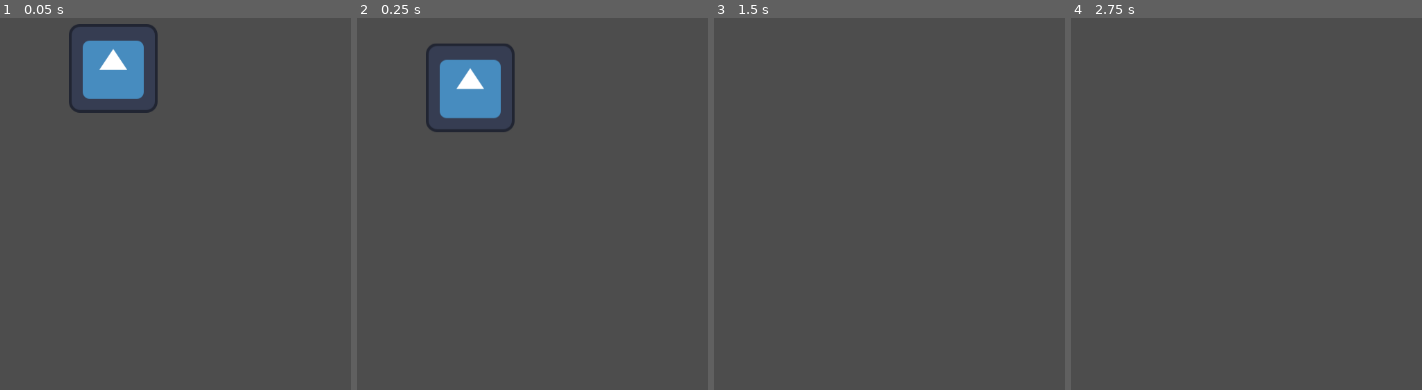
Above: before the commit, frames 1-4 (left to right).
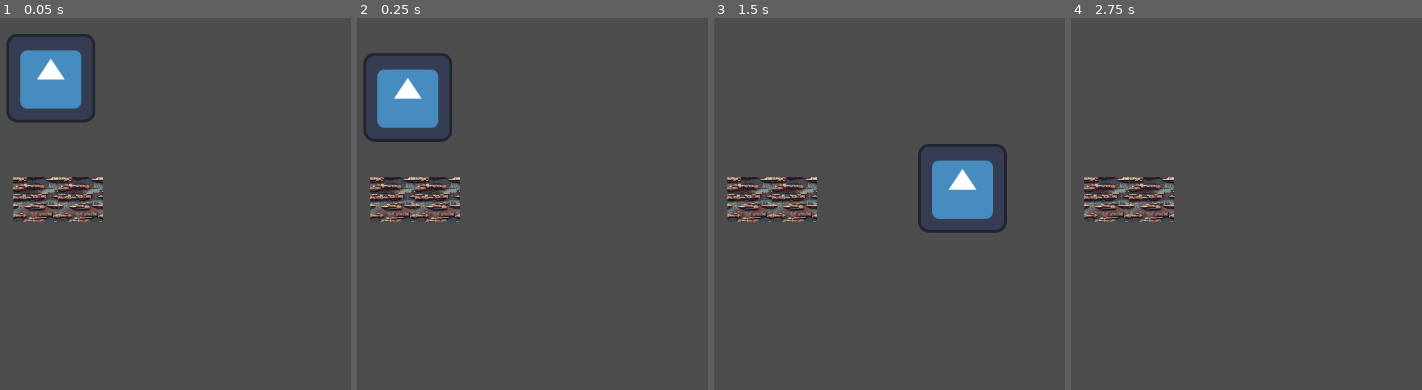
Above: after the commit, the same moments.

Repository: ILightvsDarkI/2d_jump_platformer-no_my-
Game: Godot game, scene res://main.tscn
The game is run twice, just before and just after one commit, with the same random seed, the same clock (stepped at 60 frames per second) and the same inputs. This scene is started directly instead of the project's main scene. The engine's default icon, where the game draws it, is replaced by a stand-in: a white triangle on a blue panel in a dark square.
Inputs:
- Up to frame 1 (0.05 s): no input
- Up to frame 2 (0.25 s): no input
- Up to frame 3 (1.5 s): tap Enter (ui_accept) at 0.5, 0.77 s; hold Right (ui_right) from 0.53 s (still down)
- Up to frame 4 (2.75 s): tap Enter (ui_accept) at 1.52 s; release Right (ui_right) at 2.03 s; hold Left (ui_left) from 2.03 s (still down)

The runs differ from the first frame. In frame 1, 9.2% of the frame differs, in the area x 1-46%, y 1-55%; in frame 2, 9.2%; in frame 3, 5.9%; in frame 4, 2.4%.

Commit message:
character on ground

Diff:
--- /dev/null
+++ b/2d_ground_node.tscn
@@ -0,0 +1,18 @@
+[gd_scene load_steps=3 format=3 uid="uid://cys7b6rdkhbgd"]
+
+[ext_resource type="Texture2D" uid="uid://cgsbeaj716771" path="res://game assets/M.E.GAmesTexturePack1.0/texture (5).png" id="1_3c03b"]
+
+[sub_resource type="RectangleShape2D" id="RectangleShape2D_jrc2d"]
+size = Vector2(64, 64.5)
+
+[node name="Node2D" type="Node2D"]
+
+[node name="StaticBody2D" type="StaticBody2D" parent="."]
+
+[node name="Sprite2D" type="Sprite2D" parent="StaticBody2D"]
+position = Vector2(77, 293)
+texture = ExtResource("1_3c03b")
+
+[node name="CollisionShape2D" type="CollisionShape2D" parent="StaticBody2D"]
+position = Vector2(77, 292.75)
+shape = SubResource("RectangleShape2D_jrc2d")
--- a/main.tscn
+++ b/main.tscn
@@ -1,9 +1,11 @@
-[gd_scene load_steps=4 format=3 uid="uid://cuci647g7vjop"]
+[gd_scene load_steps=5 format=3 uid="uid://cuci647g7vjop"]
 
 [ext_resource type="Script" uid="uid://buuexdwuvhsty" path="res://character_body_2d.gd" id="1_0xm2m"]
 [ext_resource type="Texture2D" uid="uid://cmjtt5rcvxi8v" path="res://icon.svg" id="2_h2yge"]
+[ext_resource type="PackedScene" uid="uid://cys7b6rdkhbgd" path="res://2d_ground_node.tscn" id="3_h2yge"]
 
-[sub_resource type="CircleShape2D" id="CircleShape2D_1bvp3"]
+[sub_resource type="RectangleShape2D" id="RectangleShape2D_h2yge"]
+size = Vector2(113, 113)
 
 [node name="Node2D" type="Node2D"]
 
@@ -11,8 +13,15 @@
 script = ExtResource("1_0xm2m")
 
 [node name="CollisionShape2D" type="CollisionShape2D" parent="CharacterBody2D"]
-shape = SubResource("CircleShape2D_1bvp3")
+position = Vector2(165.5, 196.5)
+shape = SubResource("RectangleShape2D_h2yge")
 
 [node name="Icon" type="Sprite2D" parent="CharacterBody2D"]
-position = Vector2(257, 183)
+position = Vector2(167, 197)
 texture = ExtResource("2_h2yge")
+
+[node name="Node2D" parent="." instance=ExtResource("3_h2yge")]
+position = Vector2(68, 80)
+
+[node name="Node2D2" parent="." instance=ExtResource("3_h2yge")]
+position = Vector2(133, 80)
--- a/project.godot
+++ b/project.godot
@@ -11,7 +11,7 @@
 [application]
 
 config/name="2d_Jump_platformer"
-run/main_scene="uid://b3wr324qx1uv6"
+run/main_scene="uid://cuci647g7vjop"
 config/features=PackedStringArray("4.4", "GL Compatibility")
 config/icon="res://icon.svg"
 
